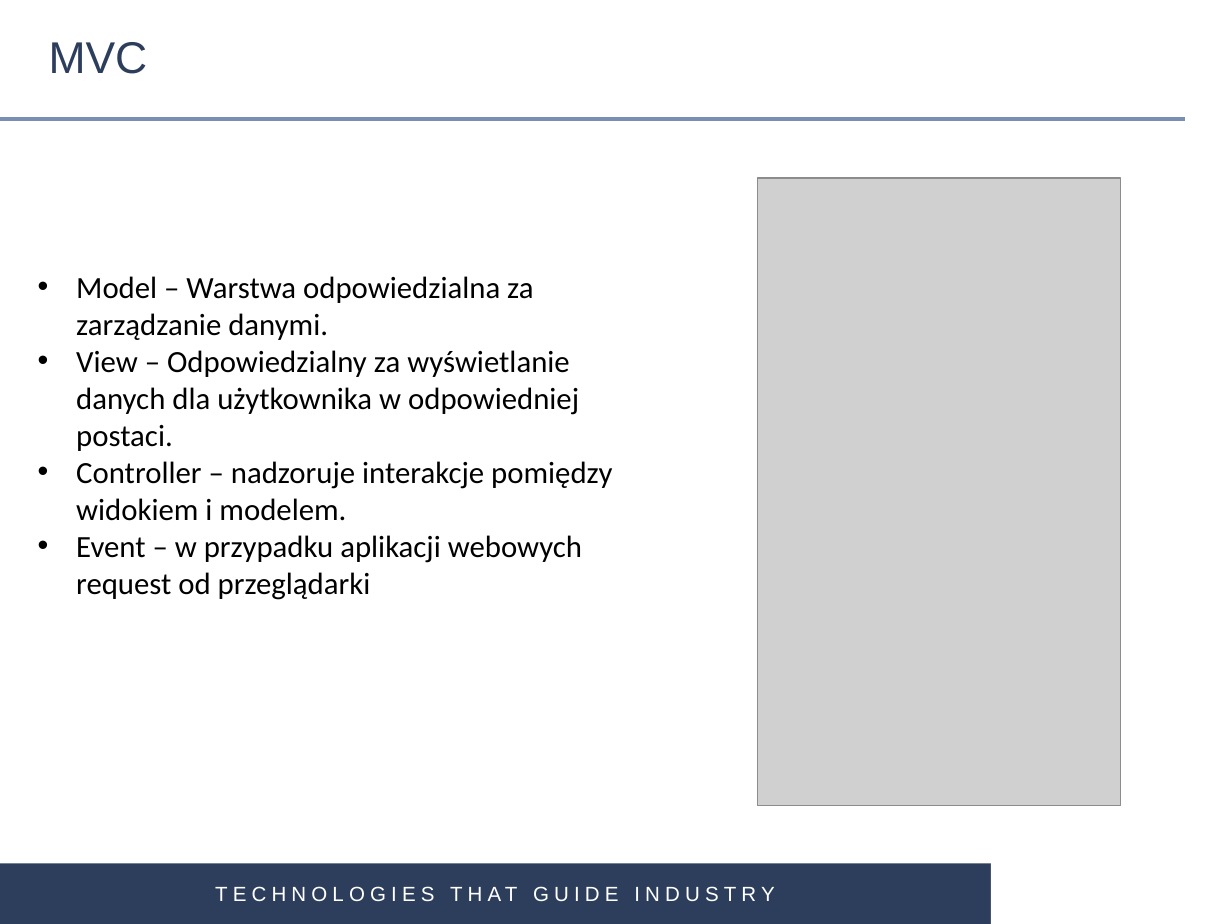
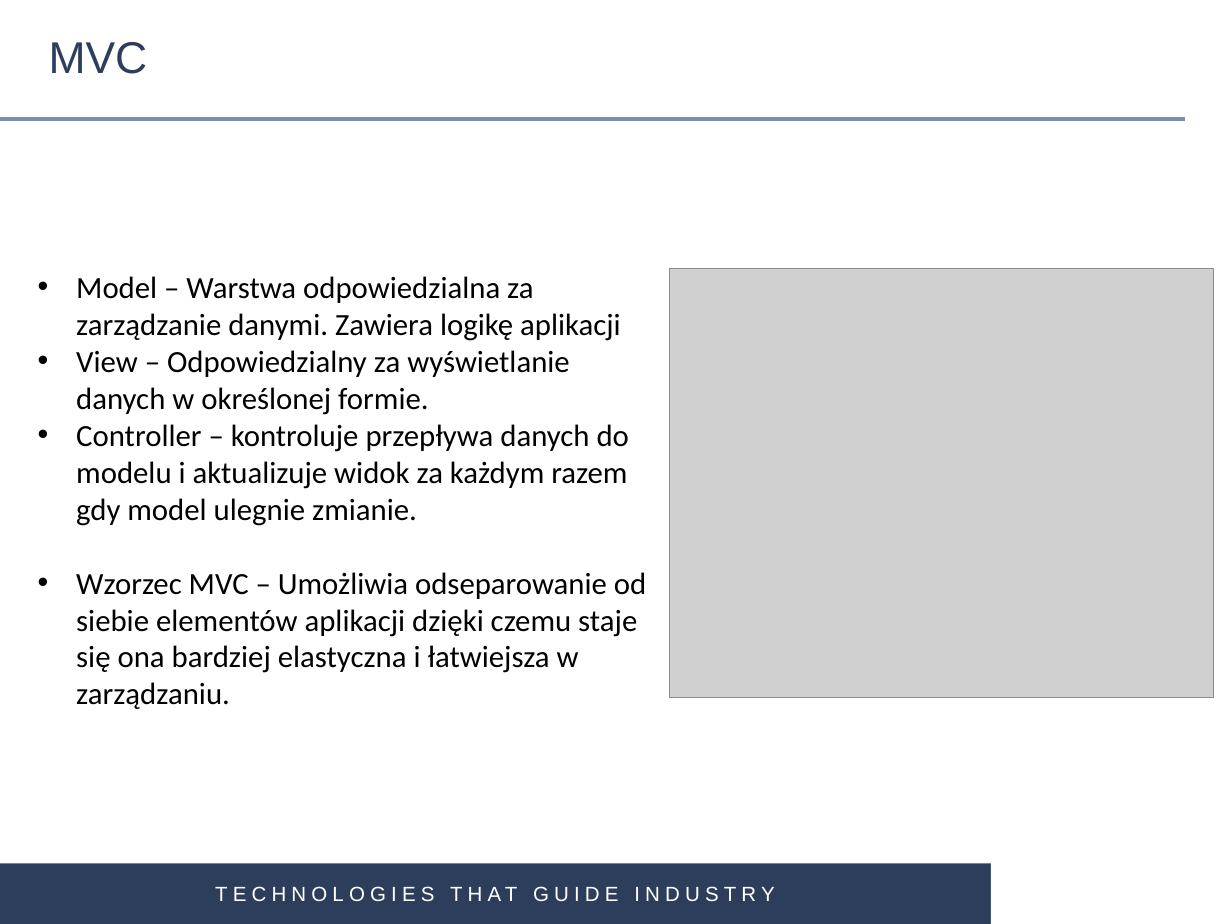
Before and after one commit to gardian91/SPRING_MVC-PSK, a slide deck: slide 4 of Spring MVC.pptx. Drawn at 1232x924 pixels with LibreOffice and Linux fonts; fonts in the diff are those of the drawing; grey boxes stand for pictures; background and template pictures are left out. Boxes give left, top, right and bottom in pixels: in the first picture for what was removed or moved away, otherwise in the second. Text is boxed around its words. In the diff, an @@ line names an element or a change of style, - is before the commit and + after.

Commit message:
Some updates in presentation

```diff
--- a/Spring MVC.pptx
+++ b/Spring MVC.pptx
@@ picture: place and size @@
-picture at [758, 179, 1121, 806]
+picture at [669, 269, 1214, 697]
@@ text at [76, 276, 646, 709]: text changed @@
-• Model – Warstwa odpowiedzialna za zarządzanie danymi.
-• View – Odpowiedzialny za wyświetlanie danych dla użytkownika w odpowiedniej postaci.
-• Controller – nadzoruje interakcje pomiędzy widokiem i modelem.
-• Event – w przypadku aplikacji webowych request od przeglądarki
+• Model – Warstwa odpowiedzialna za zarządzanie danymi. Zawiera logikę aplikacji
+• View – Odpowiedzialny za wyświetlanie danych w określonej formie.
+• Controller – kontroluje przepływa danych do modelu i aktualizuje widok za każdym razem gdy model ulegnie zmianie.
+• Wzorzec MVC – Umożliwia odseparowanie od siebie elementów aplikacji dzięki czemu staje się ona bardziej elastyczna i łatwiejsza w zarządzaniu.
```
Also in this commit, not shown: 5 other slides changed, 1 slide added.
